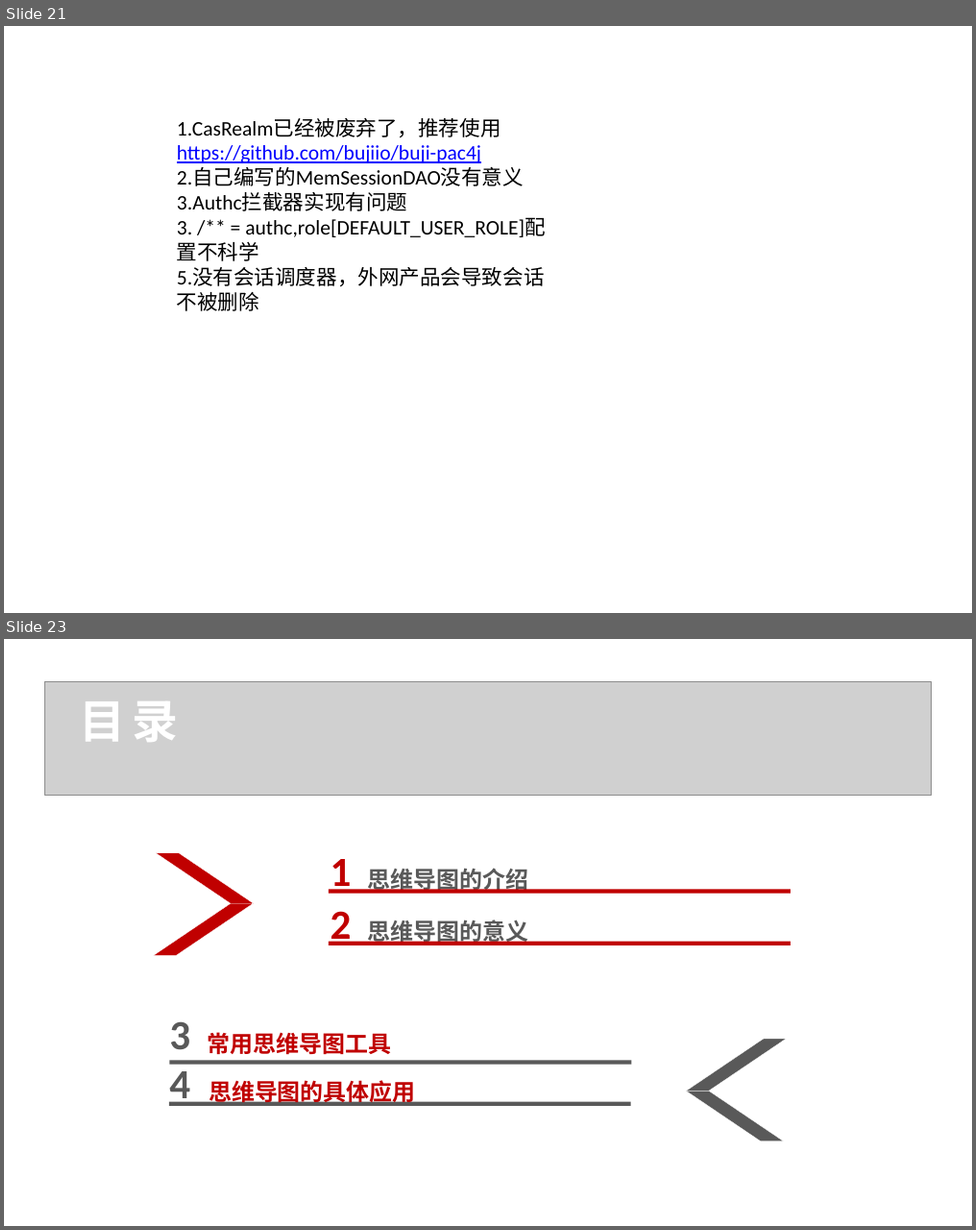
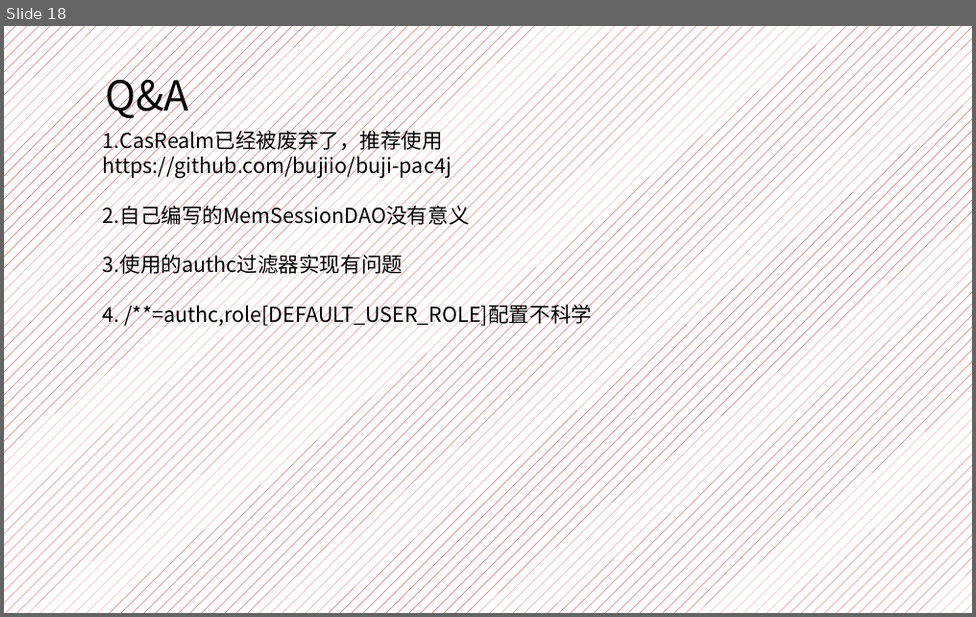
Before and after one commit to yanghaikun/shiro-in-action, a slide deck: shiro原理解析.pptx. Shown one above the other, each under a label of ours: slides 21 and 23 before the commit, slide 18 after it; the slides between them are not shown. The pictures are 976x1230 and 976x617 pixels, drawn with LibreOffice and Linux fonts; fonts in the diff are those of the drawing; grey boxes stand for pictures; background and template pictures are left out. Boxes give left, top, right and bottom in pixels: in the first picture for what was removed or moved away, otherwise in the second. Text is boxed around its words. In the diff, an @@ line names an element or a change of style, - is before the commit and + after.

```diff
--- a/shiro原理解析.pptx
+++ b/shiro原理解析.pptx
@@ slide 23 removed at bbox=[4, 639, 972, 1226], background picture (left out) @@
@@ picture removed at bbox=[44, 682, 931, 795] @@
@@ text removed at bbox=[79, 701, 178, 742] @@
-目录
@@ text removed at bbox=[330, 859, 352, 893] @@
-1
@@ text removed at bbox=[368, 865, 529, 894] @@
-思维导图的介绍
@@ rectangle removed at bbox=[328, 889, 790, 893] @@
@@ group removed at bbox=[4, 826, 254, 1148]: 2 freeform shapes, 2 parallelograms @@
@@ text removed at bbox=[330, 911, 352, 945] @@
-2
@@ text removed at bbox=[368, 916, 529, 946] @@
-思维导图的意义
@@ rectangle removed at bbox=[328, 941, 790, 945] @@
@@ text removed at bbox=[169, 1021, 190, 1050] @@
-3
@@ text removed at bbox=[207, 1032, 391, 1055] @@
-常用思维导图工具
@@ group removed at bbox=[687, 849, 953, 1168]: 2 freeform shapes, 2 parallelograms @@
@@ rectangle removed at bbox=[169, 1059, 632, 1063] @@
@@ text removed at bbox=[169, 1071, 190, 1106] @@
-4
@@ text removed at bbox=[208, 1077, 416, 1107] @@
-思维导图的具体应用
@@ rectangle removed at bbox=[169, 1102, 631, 1106] @@
@@ what was slide 21 is now slide 18 @@
@@ slide 18 changed as well @@
@@ background picture (left out) to pattern #C00000 on #FFFFFF @@
@@ text added at bbox=[105, 68, 188, 120], 36 pt, text #000000 @@
+Q&A
@@ text "1.CasRealm已经被废弃了，推荐使用": place and size @@
-text "1.CasRealm已经被废弃了，推荐使用" at bbox=[177, 118, 545, 311]
+text "1.CasRealm已经被废弃了，推荐使用" at bbox=[103, 128, 592, 327]
@@ text at bbox=[103, 128, 470, 228]: font Calibri to Noto Sans CJK SC in "1.CasRealm已经被废弃了，推荐使用", "https://github.com/bujiio/buji-pac4j", "2.自己编写的MemSessionDAO没有意义"; text colour #0000FF to #000000, underline off in "https://github.com/bujiio/buji-pac4j" @@
@@ text at bbox=[103, 252, 592, 327]: text changed; font Calibri to Noto Sans CJK SC @@
-3.Authc拦截器实现有问题
-3. /** = authc,role[DEFAULT_USER_ROLE]配置不科学
-5.没有会话调度器，外网产品会导致会话不被删除
+3.使用的authc过滤器实现有问题
+4. /**=authc,role[DEFAULT_USER_ROLE]配置不科学
```
Also in this commit, not shown: 4 other slides changed, 14 slides added, 22 other slides removed.
